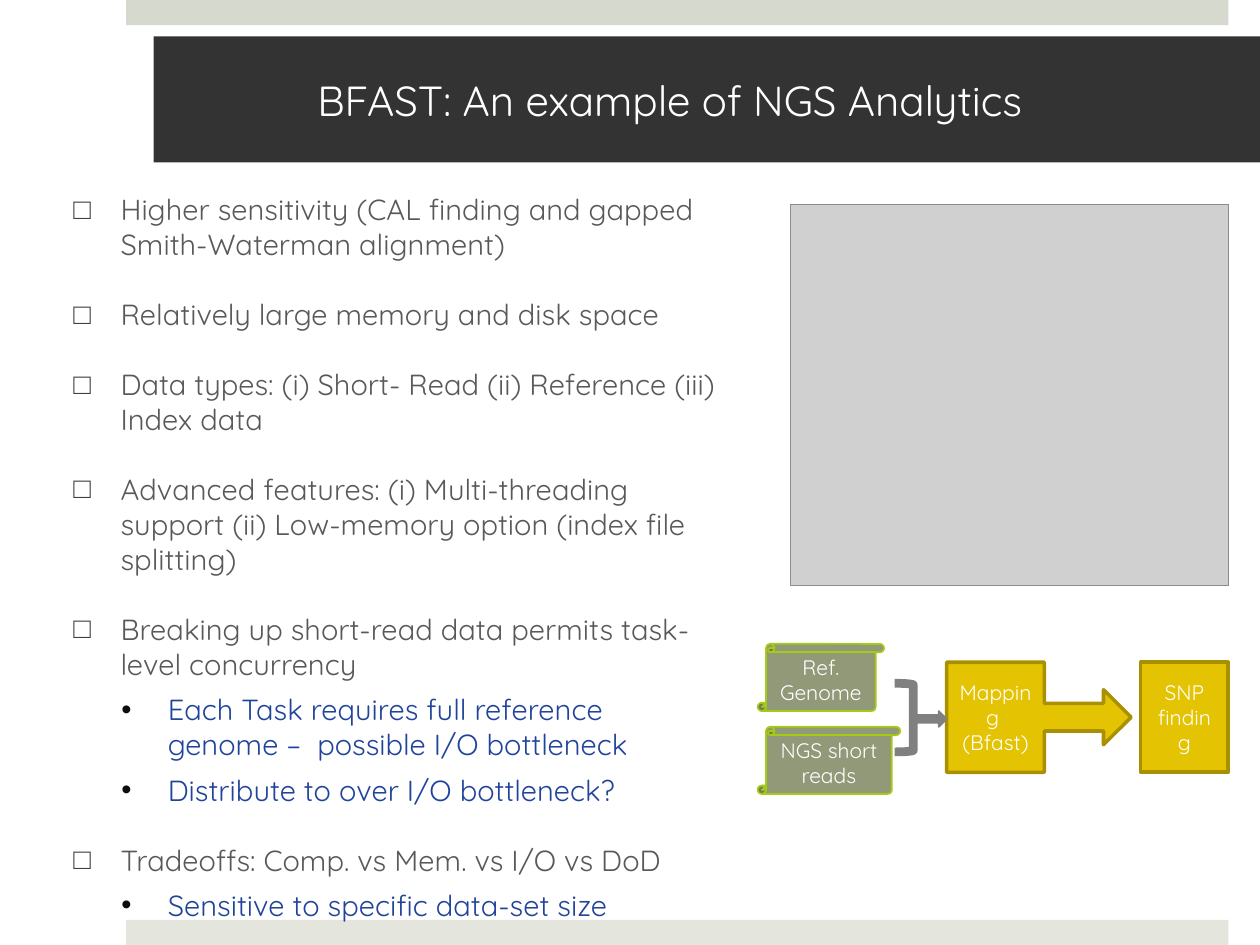
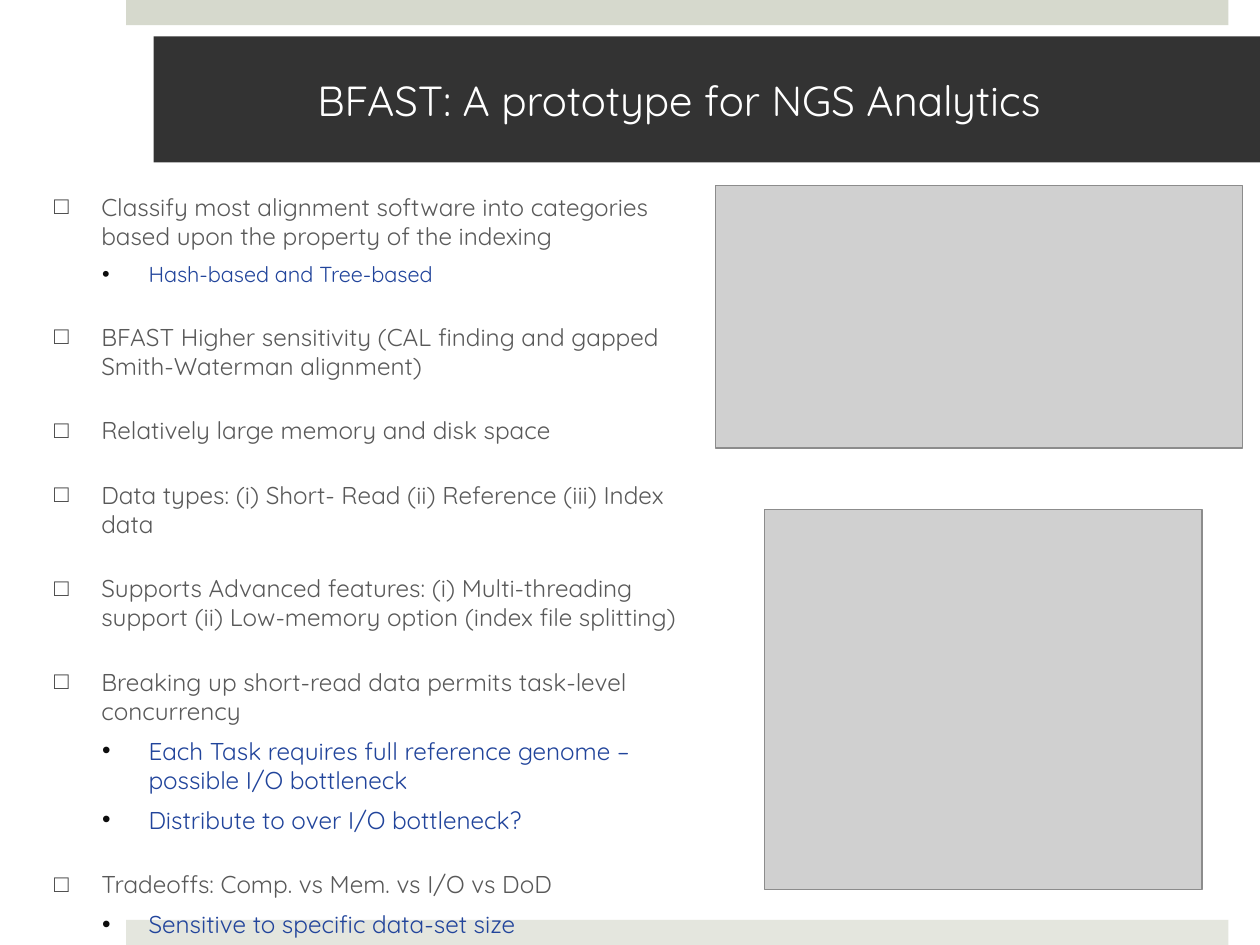
Before and after one commit to saga-project/saga-cpp-legacy-projects, a slide deck: slide 22 of saga-talks/ecmls11-dare.pptx (slide 4 before the commit). Drawn at 1260x945 pixels with LibreOffice and Linux fonts; fonts in the diff are those of the drawing; grey boxes stand for pictures; background and template pictures are left out. Boxes give left, top, right and bottom in pixels: in the first picture for what was removed or moved away, otherwise in the second. Text is boxed around its words. In the diff, an @@ line names an element or a change of style, - is before the commit and + after.

```diff
--- a/saga-talks/ecmls11-dare.pptx
+++ b/saga-talks/ecmls11-dare.pptx
@@ title at (x1=317, y1=85, x2=1040, y2=125): text changed @@
-BFAST: An example of NGS Analytics
+BFAST: A prototype for NGS Analytics
@@ text "Classify most alignment software into ..." moved from (x1=121, y1=198, x2=714, y2=922) to (x1=101, y1=198, x2=676, y2=934) @@
@@ text at (x1=101, y1=198, x2=658, y2=380): text changed; size 16.6 to 13.9 pt @@
-□ Higher sensitivity (CAL finding and gapped Smith-Waterman alignment)
+□ Classify most alignment software into categories based upon the property of the indexing
+  • Hash-based and Tree-based
+□ BFAST Higher sensitivity (CAL finding and gapped Smith-Waterman alignment)
@@ picture added at (x1=716, y1=185, x2=1244, y2=447) @@
@@ text at (x1=101, y1=421, x2=664, y2=934): size 16.6 to 13.9 pt in "Relatively large memory and disk space", "Data types: (i) Short- Read (ii) Reference ...", "Breaking up short-read data permits task-level concurrency", "Each Task requires full reference genome – ..." and 3 more places @@
@@ picture moved from (x1=791, y1=204, x2=1228, y2=585) to (x1=765, y1=509, x2=1202, y2=890) @@
@@ text at (x1=101, y1=579, x2=676, y2=631): text changed; size 16.6 to 13.9 pt @@
-□ Advanced features: (i) Multi-threading support (ii) Low-memory option (index file splitting)
+□ Supports Advanced features: (i) Multi-threading support (ii) Low-memory option (index file splitting)
@@ group removed at (x1=757, y1=644, x2=1228, y2=794): 2 vertical scrolls, 1 right arrow callout, 1 rectangle, 1 right bracket, 1 right arrow @@
-Mapping
-(Bfast)
-SNP finding
-Ref. Genome
-NGS short reads
```
Also in this commit, not shown: 7 other slides changed, 2 slides added.
